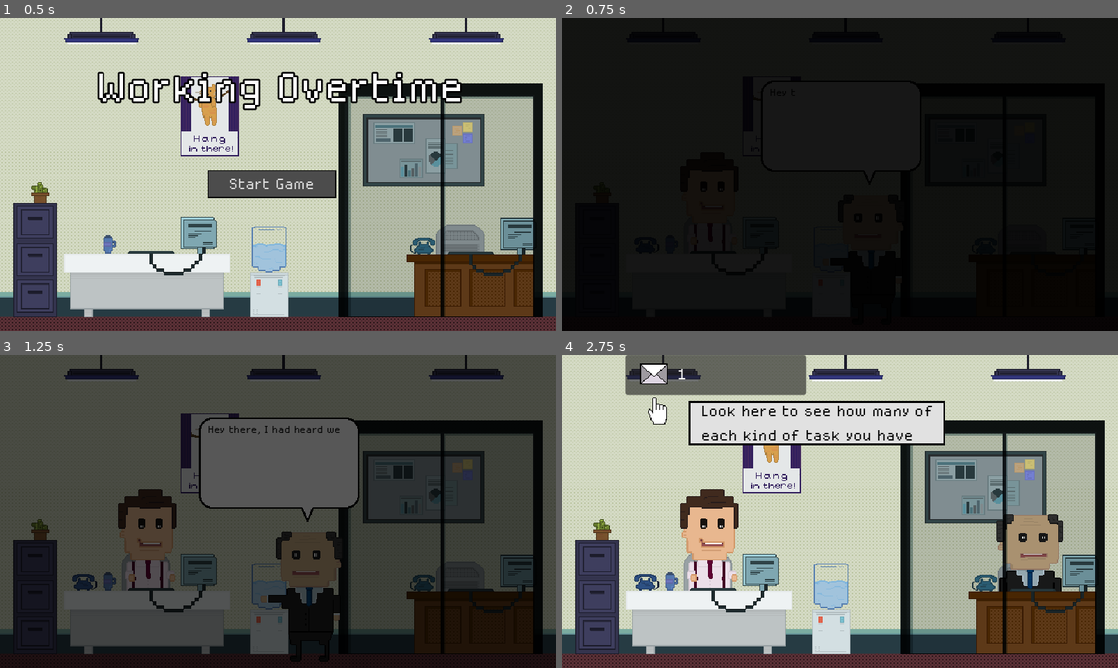
Above: before the commit, frames 1-4 (two rows, left to right).
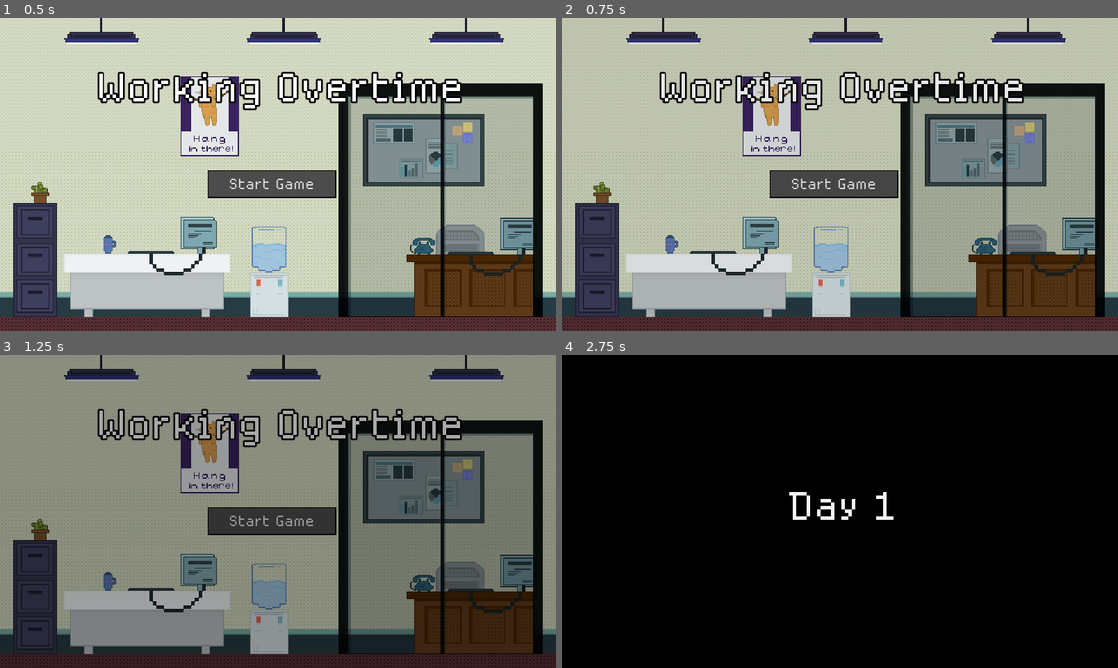
Above: after the commit, the same moments.

Repository: kelleralex04/Brackey-s-Game-Jam
Game: Godot game, scene res://Scenes/title.tscn
Same seed, same stepped clock (60 frames per second), same inputs: the game is played once before the commit and once after it.
Inputs (mouse positions are in pixels of both pictures, inside the frame that each line leads up to):
- Up to frame 1 (0.5 s): no input
- Up to frame 2 (0.75 s): click "Start Game" at 0.5 s
- Up to frame 3 (1.25 s): no input
- Up to frame 4 (2.75 s): click (834, 520) at 1.25 s, where only the run after the commit has a clickable "Start Game"; click (834, 520) at 2 s, where only the run after the commit has a clickable "Start Game"

Frame 1 is identical in both runs. In frame 2, 94% of the frame differs, in the area x 0-100%, y 0-100%; in frame 3, 86%; in frame 4, 95%.

Commit message:
adds end of day 1 dialogue

Diff:
--- a/Scenes/main.gd
+++ b/Scenes/main.gd
@@ -65,6 +65,7 @@
 @onready var email_to: LineEdit = $Screen/EmailTo
 @onready var email_recipient_panel: Panel = $Screen/EmailRecipientPanel
 @onready var email_recipient_label: Label = $Screen/EmailRecipientPanel/EmailRecipientLabel
+@onready var boom: AudioStreamPlayer = $Boom
 
 var minutes: int
 var seconds: int
@@ -252,17 +253,33 @@
 	['Look kid, do you want the job or not?', 1],
 	['Oh uh yes sir, I\'ll get right on it.', 0],
 	'email',
-	['So how was your first day?', 1]
+	['So how was your first day?', 1],
+	['Great, although I\'ve gotta say these emails are still pretty mean spirited.', 0],
+	['Ah, I\'m sure it\'s fine. Now listen.', 1],
+	['Unfortunately we had to let go of our other receptionist today so you\'ll be picking up her duties starting tomorrow.', 1],
+	['Oh no, that\'s terrible. What was she fired for?', 0],
+	['We just felt that her our goals weren\'t aligning for optimal officeplace workflow.', 1],
+	['Don\'t worry though, your job is completely safe... as long as you continue the good work that is.', 1],
+	['Well OK, I guess I\'m glad to have the opportunity to pick up some more responsibilies.', 0],
+	['Any chance these extra duties come with a pay raise?', 0],
+	['Oh certainly, once you\'ve proven you\'re up to the task we can definitely talk money.', 1],
+	['There may even be a promotion coming your way!', 1],
+	['Well great! I\'ll be in extra early tomorrow to learn about my new tasks.', 0],
+	['That\'s the spirit kid!', 1],
+	'next day'
+
 ]
 @onready var event_index := 15
 @onready var speakers = [player_speech_label, boss_speech_label]
 @onready var tutorial_index := 0
+@onready var day = 1
 #@onready var tutorial := false
 
 #Other tasks: order lunch, hand out lunch
 
 func _ready() -> void:
-	timer_length = 0.1
+	boom.play()
+	timer_length = 2
 	open_close([blocker, day_label], true)
 	var line_edit = hour_picker.get_line_edit()
 	line_edit.context_menu_enabled = false
@@ -290,7 +307,7 @@
 	populate_list(all_names)
 
 	var tween1 = get_tree().create_tween()
-	tween1.tween_property(day_label, "modulate:a", 0, 2)
+	tween1.tween_property(day_label, "modulate:a", 0, 4)
 	await get_tree().create_timer(timer_length).timeout
 	var tween2 = get_tree().create_tween()
 	tween2.tween_property(blocker, "modulate:a", 0, 2)
@@ -323,10 +340,29 @@
 				next_dialogue(event_index)
 			elif event_tracker[event_index] == 'email':
 				email_tutorial()
+			elif event_tracker[event_index] == 'next day':
+				next_day()
 			else:
 				boss_2.visible = true
 				blocker.visible = false
 				open_close([boss, boss_speech, boss_speech_tick, player_speech, player_speech_tick], false)
+
+func next_day():
+	day += 1
+	var tween1 = get_tree().create_tween()
+	tween1.tween_property(blocker, "modulate:a", 1, 2)
+	await get_tree().create_timer(timer_length).timeout
+	boom.play()
+	day_label.text = 'Day 2'
+	day_label.visible = true
+	day_label.modulate = Color(1, 1, 1, 1)
+	await get_tree().create_timer(timer_length).timeout
+	var tween2 = get_tree().create_tween()
+	tween2.tween_property(blocker, "modulate:a", 0, 2)
+	var tween3 = get_tree().create_tween()
+	tween3.tween_property(day_label, "modulate:a", 0, 2)
+	await get_tree().create_timer(timer_length).timeout
+
 
 func email_tutorial():
 	if tutorial_index == 0:
@@ -454,15 +490,6 @@
 
 
 func _on_email_to_text_changed(new_text: String) -> void:
-	#if new_text.length() > email_recipient_label.text.length():
-		#new_text = new_text.left(new_text.length() - 1)
-		##email_to.set_caret_line(email_to.cursor_line)
-		#email_to.set_caret_column(email_to_cursor_column)
-	#
-	#email_to.text = new_text
-	##email_to_cursor_line = email_to.get_caret_line()
-	#email_to_cursor_column = email_to.get_caret_column()
-
 	for i in range(new_text.length()):
 		if new_text[i] != email_recipient_label.text[i]:
 			email_to.add_theme_color_override('font_color', Color(1, 0, 0))
@@ -528,7 +555,7 @@
 	add_child(typewriter_timer)
 
 func _on_typewriter_timer_timeout():
-	if skip_typewriter:
+	if skip_typewriter and typewriter_timer:
 		cur_label.text = full_text
 		typewriter_finished = true
 		typewriter_index = 0
--- a/Scenes/main.tscn
+++ b/Scenes/main.tscn
@@ -26,6 +26,7 @@
 [ext_resource type="Texture2D" uid="uid://4t0vp3mi0hma" path="res://Assets/Sprites/boss_speech_bubble.png" id="19_suhre"]
 [ext_resource type="StyleBox" uid="uid://4jivtjpvot6u" path="res://Assets/StyleBoxes/timer_button.tres" id="21_bpba8"]
 [ext_resource type="AudioStream" uid="uid://cow8u5o75f4yi" path="res://Assets/Audio/door-close-79921.mp3" id="24_1nfit"]
+[ext_resource type="AudioStream" uid="uid://dlsdxs7telwva" path="res://Assets/Audio/boom-2e-spooky-237006.mp3" id="27_aist2"]
 
 [sub_resource type="StyleBoxFlat" id="StyleBoxFlat_7arjl"]
 bg_color = Color(0.881937, 0.881937, 0.881936, 1)
@@ -873,6 +874,9 @@
 theme_override_styles/normal_mirrored = ExtResource("21_bpba8")
 theme_override_styles/normal = ExtResource("21_bpba8")
 text = "Start Day"
+
+[node name="Boom" type="AudioStreamPlayer" parent="."]
+stream = ExtResource("27_aist2")
 
 [connection signal="boss_speech_finished" from="." to="." method="_on_boss_speech_finished"]
 [connection signal="player_speech_finished" from="." to="." method="_on_player_speech_finished"]
--- a/Scenes/title.gd
+++ b/Scenes/title.gd
@@ -1,4 +1,8 @@
 extends Node2D
 
 func _on_start_game_pressed() -> void:
+	$ColorRect.visible = true
+	var tween1 = get_tree().create_tween()
+	tween1.tween_property($ColorRect, "modulate:a", 1, 2)
+	await get_tree().create_timer(2).timeout
 	get_tree().change_scene_to_file("res://Scenes/main.tscn")
--- a/Scenes/title.tscn
+++ b/Scenes/title.tscn
@@ -50,4 +50,10 @@
 texture = ExtResource("4_05cud")
 flip_h = true
 
+[node name="ColorRect" type="ColorRect" parent="."]
+visible = false
+modulate = Color(0, 0, 0, 0)
+offset_right = 640.0
+offset_bottom = 360.0
+
 [connection signal="pressed" from="StartGame" to="." method="_on_start_game_pressed"]
Not shown, added: Assets/Audio/boom-2e-spooky-237006.mp3.import
Not shown: 1 places in Scenes/main.tscn that only renumber resources
Not shown, added: Assets/Audio/boom-2e-spooky-237006.mp3
